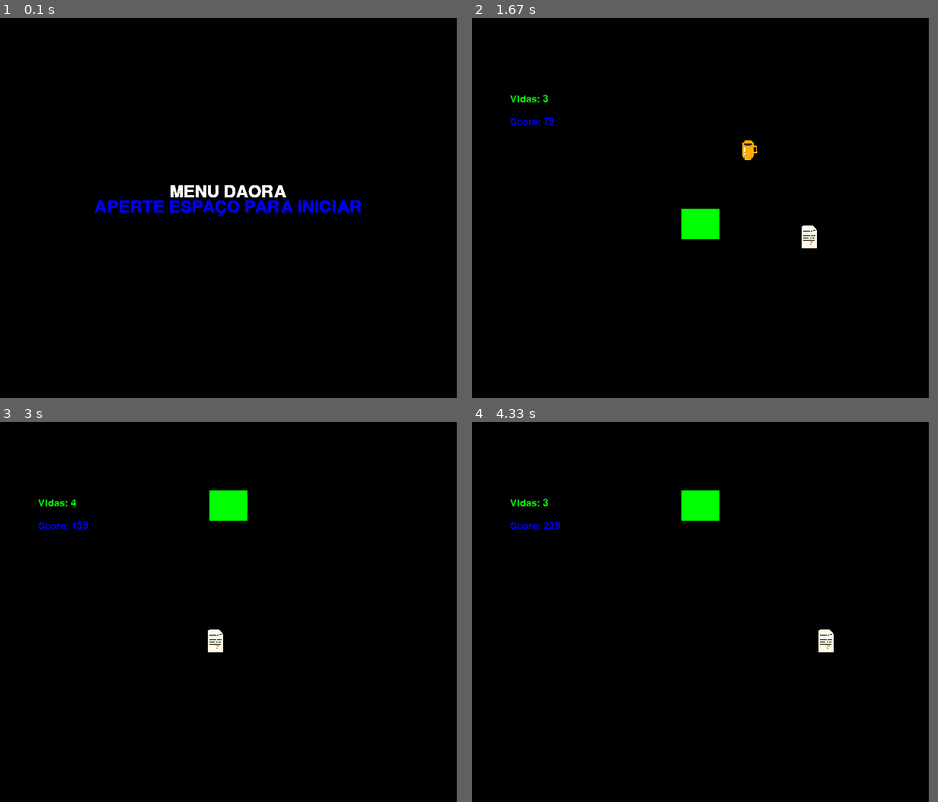
Above: before the commit, frames 1-4 (two rows, left to right).
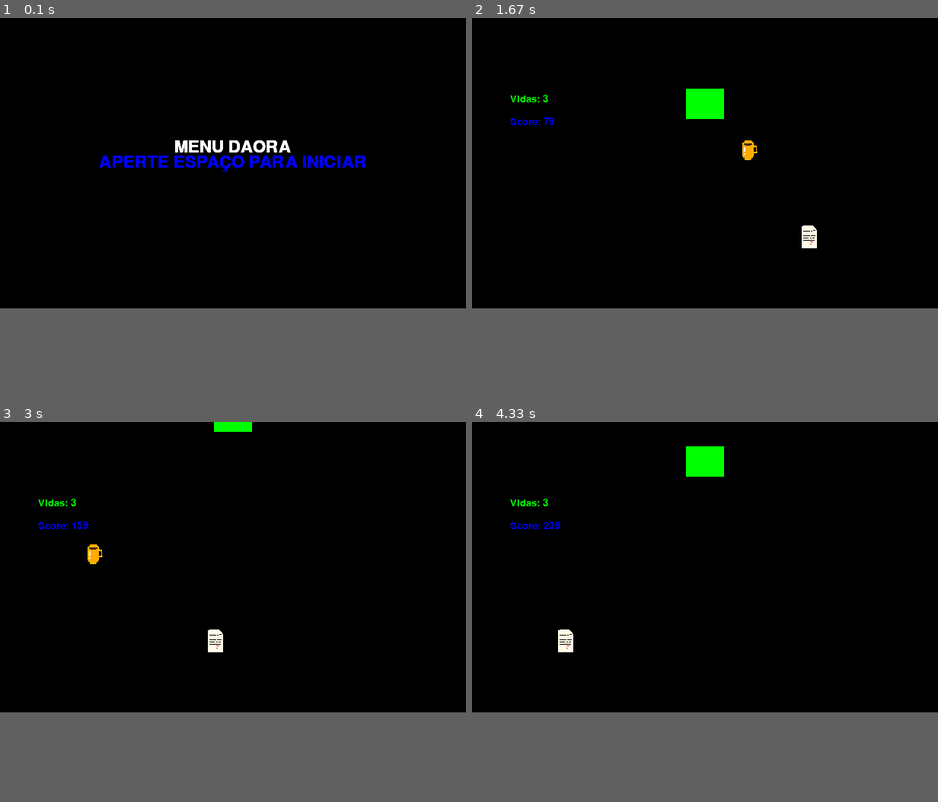
Above: after the commit, the same moments.

Repository: pedrofracassi/insper-dessoft-projeto-final
Game: pygame game, started from main.py
The game is run twice, just before and just after one commit, with the same random seed, the same clock (stepped at 60 frames per second) and the same inputs.
Inputs:
- Up to frame 1 (0.1 s): no input
- Up to frame 2 (1.67 s): tap Space at 0.33, 1.23, 1.53 s
- Up to frame 3 (3 s): tap Space at 2.23, 2.53, 2.8 s
- Up to frame 4 (4.33 s): tap Space at 3.57, 3.97, 4.27 s
In our replay, the window is 600x500 before the commit and 612x382 after it. These sizes can differ from the game's own. Grey fills any space a smaller window leaves; there, only what the larger window draws over its background counts as a difference.

The runs differ from the first frame. In frame 1, 3.1% of the frame differs, in the area x 20-79%, y 32-53%; in frame 2, 1.3%; in frame 3, 1.0%; in frame 4, 1.7%.

Commit message:
Width e height customizável

Diff:
--- /dev/null
+++ b/constants.py
@@ -0,0 +1,2 @@
+WIDTH = 612
+HEIGHT = 382
--- a/main.py
+++ b/main.py
@@ -2,9 +2,11 @@
 from stages import menu, jogo
 import pygame
 
+from constants import WIDTH, HEIGHT
+
 pygame.init()
 
-window = pygame.display.set_mode((600, 500))
+window = pygame.display.set_mode((WIDTH, HEIGHT))
 pygame.display.set_caption('Café com a Alessandra')
 
 game = True
--- a/stages/Alessandra.py
+++ b/stages/Alessandra.py
@@ -1,7 +1,5 @@
 import pygame
-
-WIDTH = 600
-HEIGHT = 500
+from constants import WIDTH, HEIGHT
 
 WHITE = (255, 255, 255)
 BLACK = (0, 0, 0)
--- a/stages/jogo.py
+++ b/stages/jogo.py
@@ -4,9 +4,6 @@
 from stages.boost import b
 import pygame
 from stage import BaseStage
-
-WIDTH = 600
-HEIGHT = 500
 
 class Stage(BaseStage):
   def __init__(self, window, state) -> None:
--- a/stages/menu.py
+++ b/stages/menu.py
@@ -1,4 +1,4 @@
-from stages.jogo import HEIGHT, WIDTH
+from constants import HEIGHT, WIDTH
 import pygame
 from stage import BaseStage
 
Binary file added: fundo.jpg
